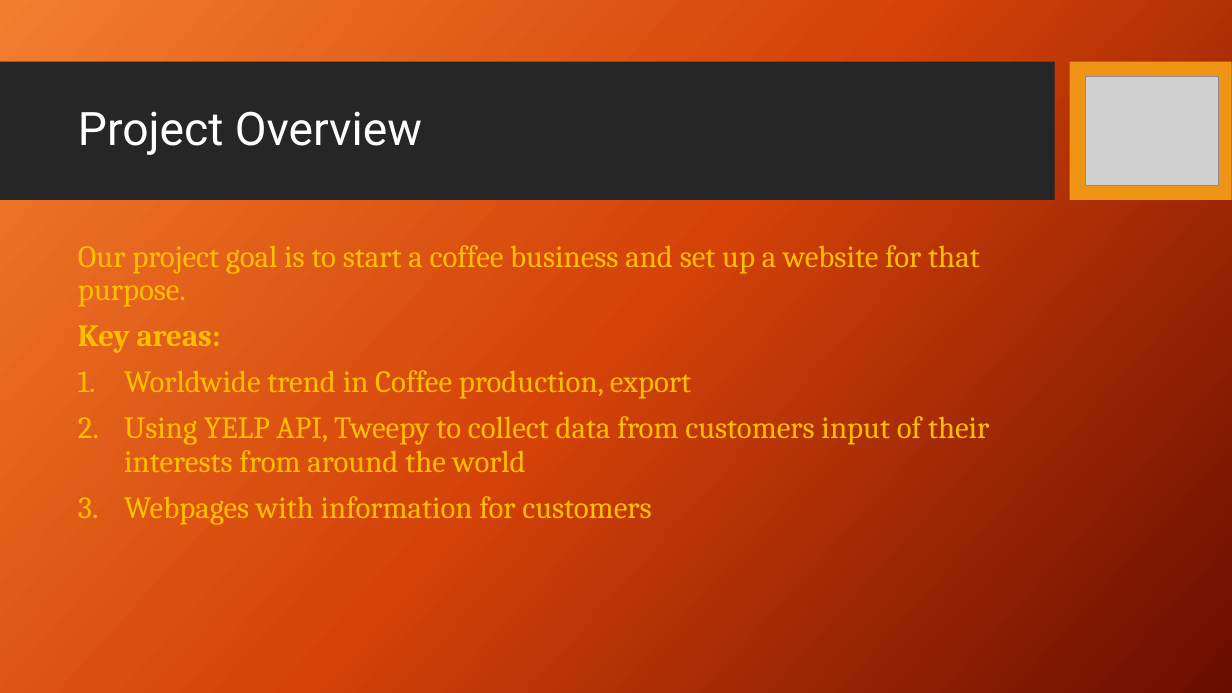
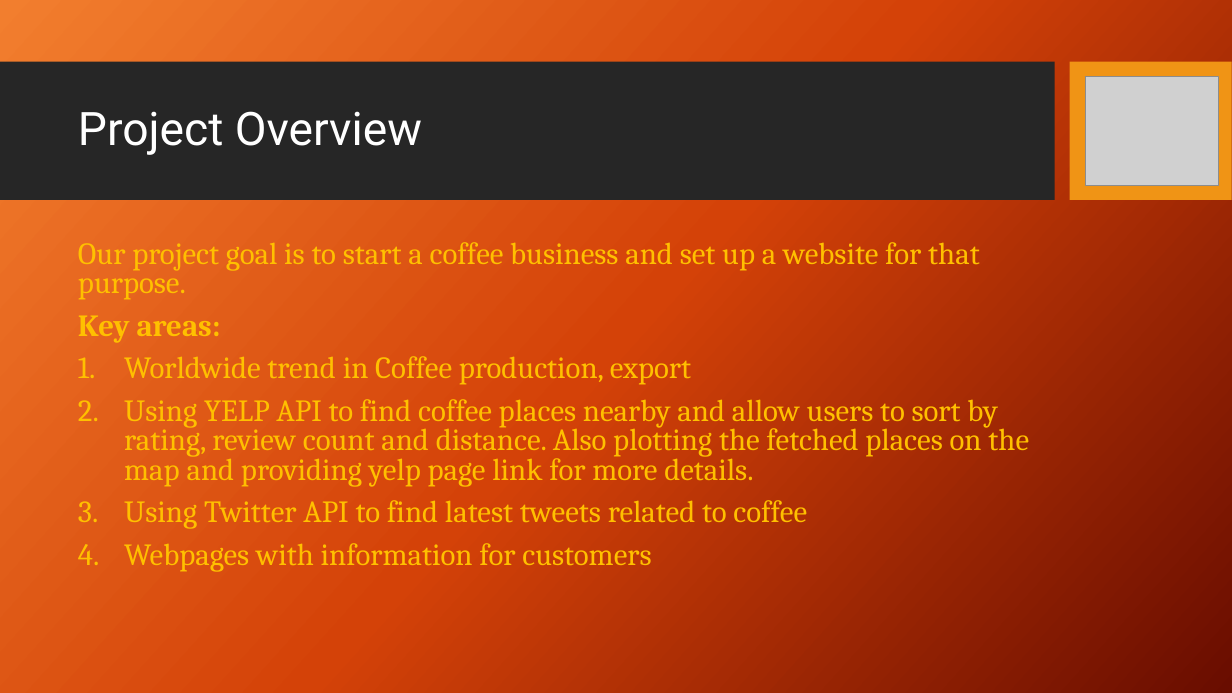
Before and after one commit to Randy0601/GroupProject2, a slide deck: slide 3 of Know Your Brew!.pptx. Drawn at 1232x693 pixels with LibreOffice and Linux fonts; fonts in the diff are those of the drawing; grey boxes stand for pictures; background and template pictures are left out. Boxes give left, top, right and bottom in pixels: in the first picture for what was removed or moved away, otherwise in the second. Text is boxed around its words. In the diff, an @@ line names an element or a change of style, - is before the commit and + after.

Commit message:
Added yelp and api details to presentaation

```diff
--- a/Know Your Brew!.pptx
+++ b/Know Your Brew!.pptx
@@ text at <box>78,242,980,572</box>: line spacing 0.9 to 0.8 @@
@@ text at <box>124,399,1029,529</box>: text changed @@
-2. Using YELP API, Tweepy to collect data from customers input of their interests from around the world
+2. Using YELP API to find coffee places nearby and allow users to sort by rating, review count and distance. Also plotting the fetched places on the map and providing yelp page link for more details.
+3. Using Twitter API to find latest tweets related to coffee
```
Also in this commit, not shown: 1 other slide changed, 3 slides added, 1 slide removed.
